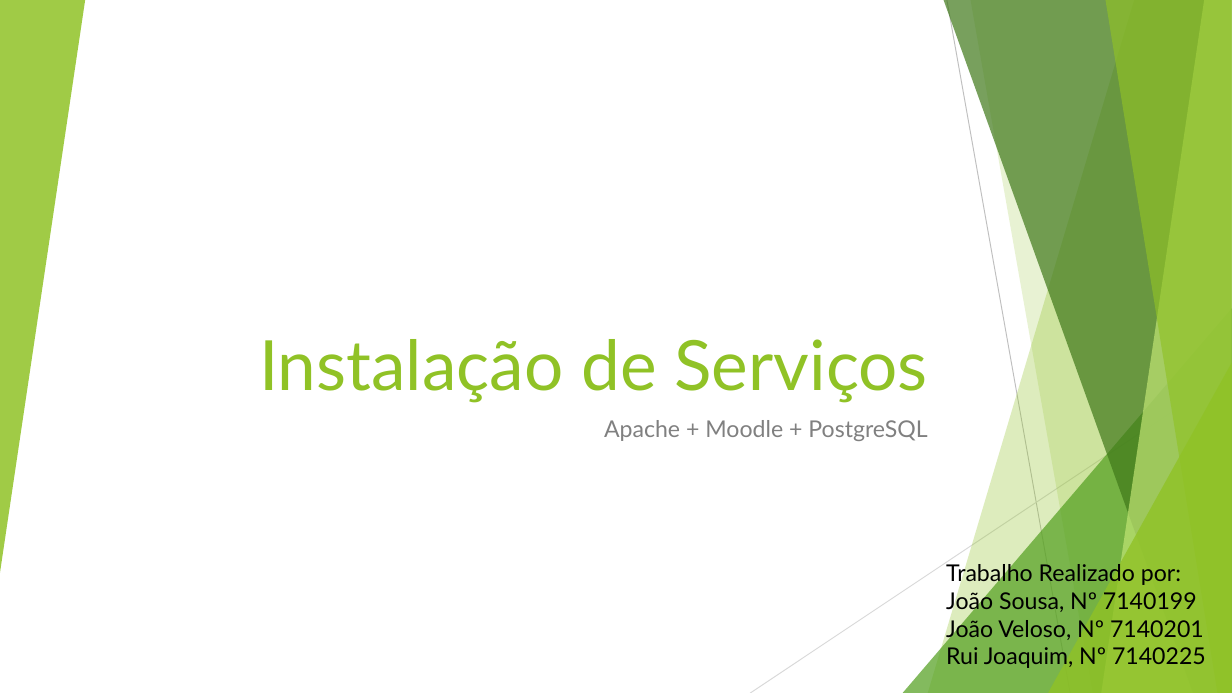
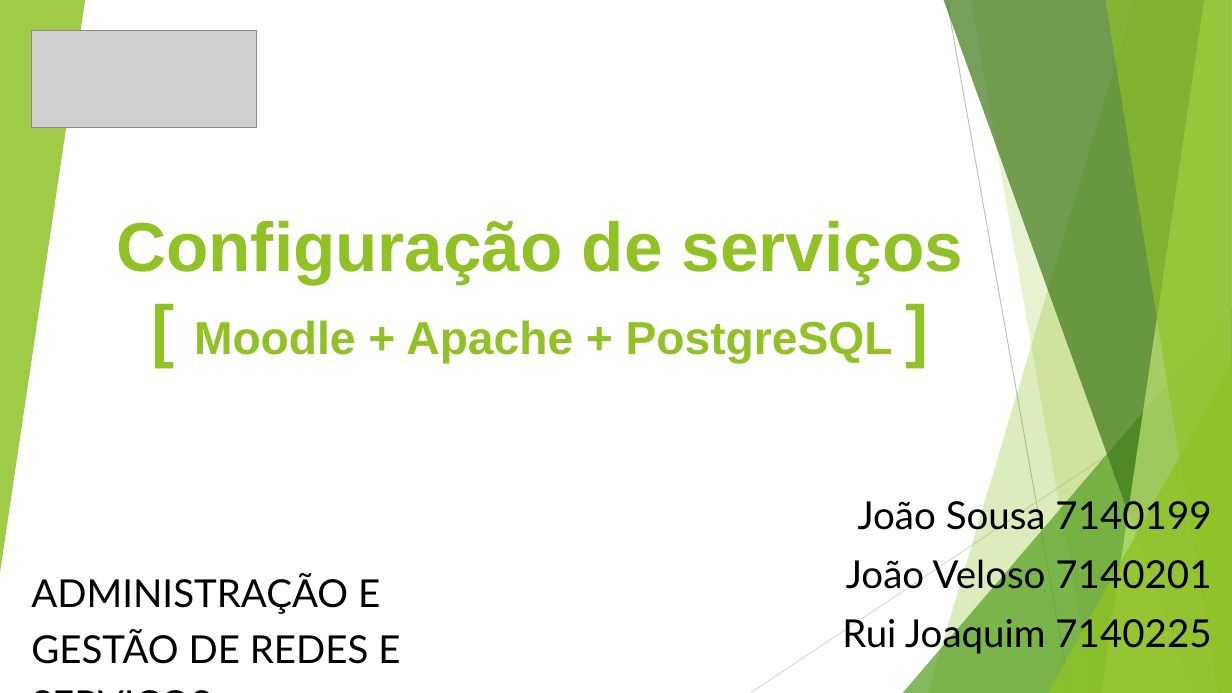
Before and after one commit to JoaoVeloso/AGRSMoodle, a slide deck: slide 1 of Instalação de Serviços.pptx. Drawn at 1232x693 pixels with LibreOffice and Linux fonts; fonts in the diff are those of the drawing; grey boxes stand for pictures; background and template pictures are left out. Boxes give left, top, right and bottom in pixels: in the first picture for what was removed or moved away, otherwise in the second. Text is boxed around its words. In the diff, an @@ line names an element or a change of style, - is before the commit and + after.

Commit message:
Instalação de Serviços (Powerpoint Final 10-01-2016 - 21:50)
Instalação de Serviços (Powerpoint Final 10-01-2016 - 21:50)

```diff
--- a/Instalação de Serviços.pptx
+++ b/Instalação de Serviços.pptx
@@ picture added at (31,30,256,128) @@
@@ title at (116,220,963,364): text changed; font Lato to Arial; bold on @@
-Instalação de Serviços
+Configuração de serviços
+[ Moodle + Apache + PostgreSQL ]
@@ subtitle removed at (604,420,927,441) @@
-Apache + Moodle + PostgreSQL
@@ subtitle at (842,495,1211,654): text changed; size 18 to 30 pt @@
-Trabalho Realizado por:
-João Sousa, Nº 7140199
-João Veloso, Nº 7140201
-Rui Joaquim, Nº 7140225
+João Sousa 7140199
+João Veloso 7140201
+Rui Joaquim 7140225
@@ text added at (31,574,400,664), 30 pt, text #000000 @@
+ADMINISTRAÇÃO E GESTÃO DE REDES E SERVIÇOS
```
Also in this commit, not shown: 10 slides added, 13 slides removed.
